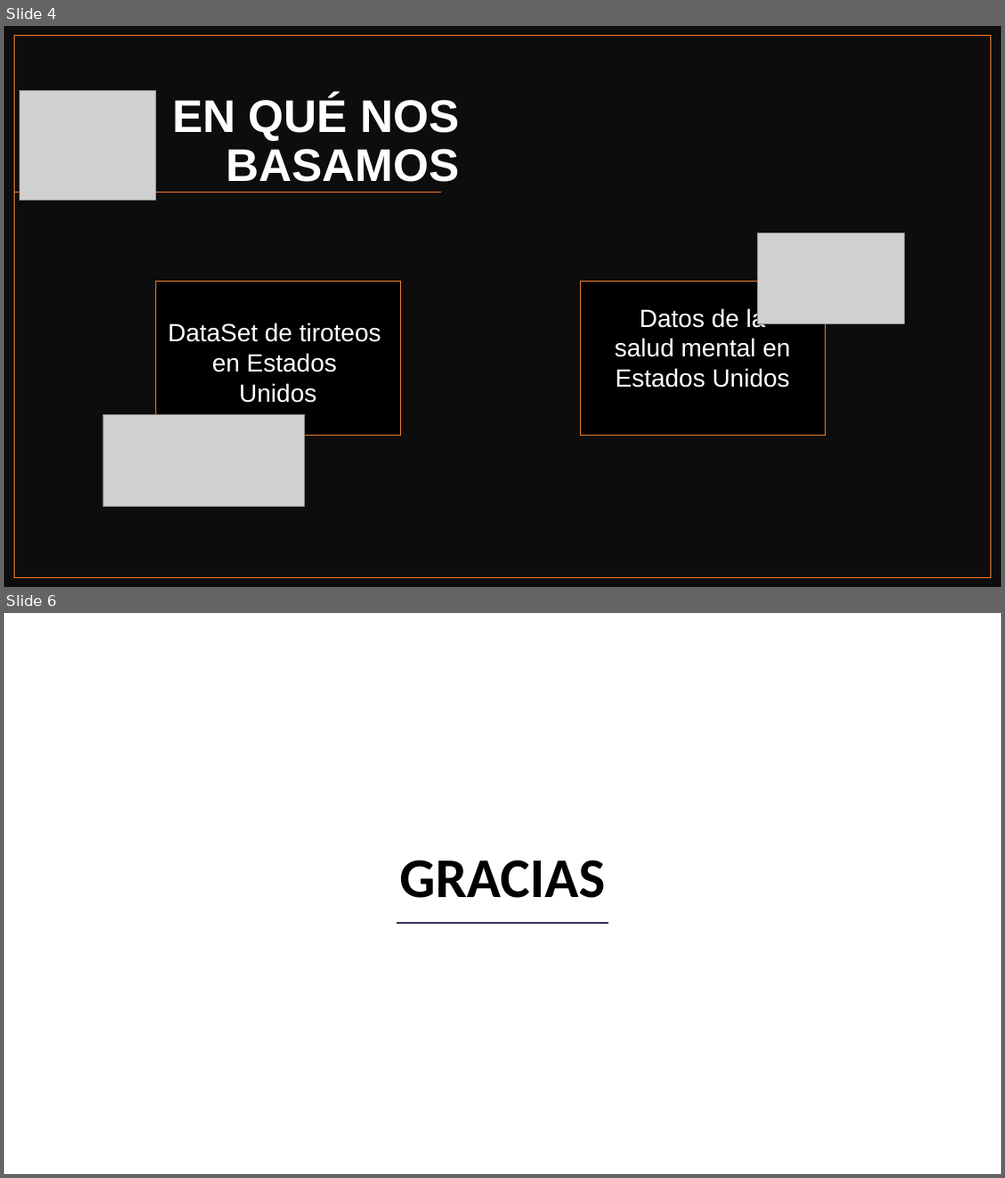
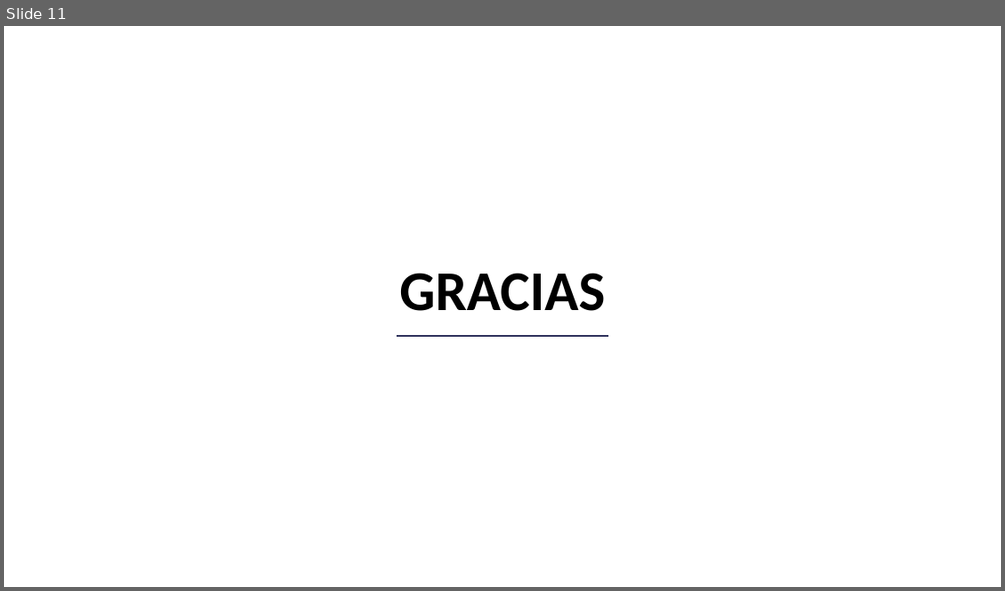
Before and after one commit to panxolopez/proyecto_mineria, a slide deck: Presentacion_2.pptx. Shown one above the other, each under a label of ours: slides 4 and 6 before the commit, slide 11 after it; the slides between them are not shown. The pictures are 1005x1178 and 1005x591 pixels, drawn with LibreOffice and Linux fonts; fonts in the diff are those of the drawing; grey boxes stand for pictures; background and template pictures are left out. Boxes give left, top, right and bottom in pixels: in the first picture for what was removed or moved away, otherwise in the second. Text is boxed around its words. In the diff, an @@ line names an element or a change of style, - is before the commit and + after.

```diff
--- a/Presentacion_2.pptx
+++ b/Presentacion_2.pptx
@@ slide 4 removed at bbox=[4, 26, 1001, 587], background #FFFFFF @@
@@ rectangle removed at bbox=[4, 26, 1001, 587] @@
@@ rectangle removed at bbox=[15, 36, 991, 578] @@
@@ picture removed at bbox=[20, 91, 155, 200] @@
@@ title removed at bbox=[172, 95, 459, 182] @@
-EN QUÉ NOS BASAMOS
@@ line removed from (442, 192) to (15, 192) @@
@@ picture removed at bbox=[758, 232, 905, 323] @@
@@ rectangle removed at bbox=[156, 281, 400, 435] @@
-DataSet de tiroteos en Estados
-Unidos
@@ rectangle removed at bbox=[581, 281, 825, 435] @@
-Datos de la salud mental en Estados Unidos
@@ picture removed at bbox=[103, 414, 305, 506] @@
@@ what was slide 6 is now slide 11 @@
```
Also in this commit, not shown: 3 slides changed, 6 slides added, 1 other file.
